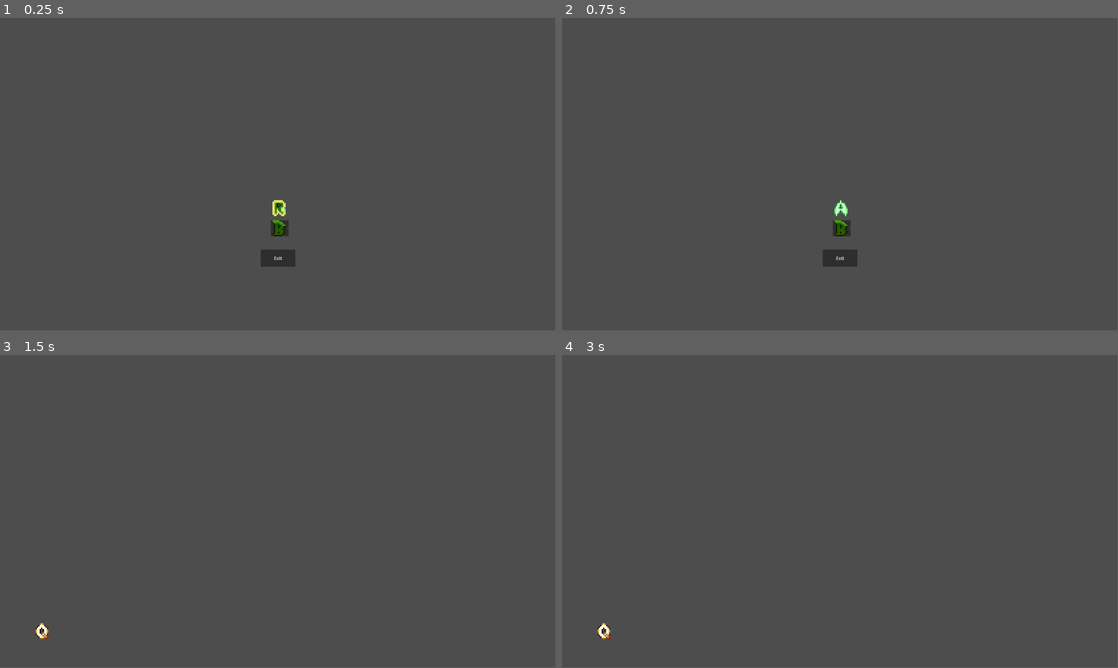
Above: before the commit, frames 1-4 (two rows, left to right).
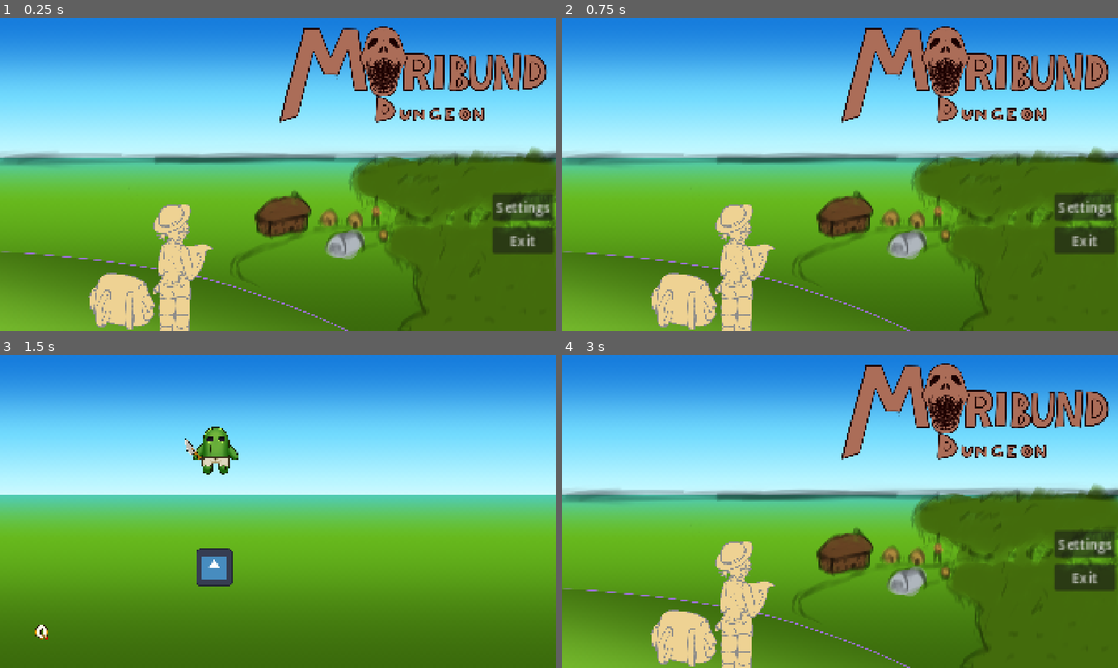
Above: after the commit, the same moments.

Repository: mlhelix/moribunddungeon
Game: Godot game, scene res://Scenes/title_screen.tscn
The game is run twice, just before and just after one commit, with the same random seed, the same clock (stepped at 60 frames per second) and the same inputs. The engine's default icon, where the game draws it, is replaced by a stand-in: a white triangle on a blue panel in a dark square.
Inputs (mouse positions are in pixels of both pictures, inside the frame that each line leads up to):
- Up to frame 1 (0.25 s): no input
- Up to frame 2 (0.75 s): click (840, 208) at 0.52 s
- Up to frame 3 (1.5 s): click "Settings" at 1.25 s
- Up to frame 4 (3 s): click (606, 630) at 2 s; tap Enter (ui_accept) at 2.75, 2.85 s; hold Right (ui_right) from 2.78 s (still down)
In our replay, the window is 799x449 before the commit and 800x450 after it. These sizes can differ from the game's own. Grey fills any space a smaller window leaves; there, only what the larger window draws over its background counts as a difference.

The runs differ from the first frame. In frame 1, 100% of the frame differs, in the area x 0-100%, y 0-100%; in frame 2, 100%; in frame 3, 99%; in frame 4, 100%.

Commit message:
updates for IM1

Diff:
--- /dev/null
+++ b/Scenes/character_body_2d.tscn
@@ -0,0 +1,19 @@
+[gd_scene format=3 uid="uid://dv2ux6rg6cwf7"]
+
+[ext_resource type="Script" uid="uid://c2v6yothfqrop" path="res://Scripts/Player.gd" id="1_88kja"]
+[ext_resource type="Texture2D" uid="uid://dmyol4yf6hpoy" path="res://assets/Cactynee.png" id="1_ymxaj"]
+
+[sub_resource type="CapsuleShape2D" id="CapsuleShape2D_88kja"]
+radius = 41.0
+height = 164.0
+
+[node name="Player" type="CharacterBody2D" unique_id=1761386539]
+script = ExtResource("1_88kja")
+
+[node name="Sprite2D" type="Sprite2D" parent="." unique_id=12867128]
+scale = Vector2(0.1, 0.1)
+texture = ExtResource("1_ymxaj")
+
+[node name="CollisionShape2D" type="CollisionShape2D" parent="." unique_id=1926136278]
+position = Vector2(14, 0)
+shape = SubResource("CapsuleShape2D_88kja")
--- a/Scenes/options.tscn
+++ b/Scenes/options.tscn
@@ -2,7 +2,13 @@
 
 [ext_resource type="Script" uid="uid://bdwfi3sbws13n" path="res://Scripts/options.gd" id="1_prnvy"]
 [ext_resource type="Script" uid="uid://sewb822yy6jd" path="res://Scripts/button_focus.gd" id="2_4tmxy"]
+[ext_resource type="Texture2D" path="res://assets/Moribund Dungeon Floorthingy.png" id="2_663nc"]
 [ext_resource type="Texture2D" uid="uid://bbkpjgbcnr3e1" path="res://Letterforms/Videogame Letterforms(Q2).png" id="2_qyyw6"]
+[ext_resource type="PackedScene" uid="uid://dv2ux6rg6cwf7" path="res://Scenes/character_body_2d.tscn" id="4_ww8vx"]
+[ext_resource type="Texture2D" uid="uid://cn2v1sbv5bffm" path="res://icon.svg" id="6_hvj8k"]
+
+[sub_resource type="RectangleShape2D" id="RectangleShape2D_38txh"]
+size = Vector2(128, 128)
 
 [node name="Options" type="Control" unique_id=965105187]
 layout_mode = 3
@@ -12,6 +18,14 @@
 grow_horizontal = 2
 grow_vertical = 2
 script = ExtResource("1_prnvy")
+metadata/_edit_lock_ = true
+
+[node name="TextureRect" type="TextureRect" parent="." unique_id=654458998]
+layout_mode = 0
+offset_right = 3840.0
+offset_bottom = 2160.0
+scale = Vector2(0.5, 0.5)
+texture = ExtResource("2_663nc")
 
 [node name="TextureButton" type="TextureButton" parent="." unique_id=127451411]
 layout_mode = 0
@@ -23,4 +37,16 @@
 texture_normal = ExtResource("2_qyyw6")
 script = ExtResource("2_4tmxy")
 
+[node name="Player" parent="." unique_id=1761386539 instance=ExtResource("4_ww8vx")]
+position = Vector2(731, 317)
+
+[node name="StaticBody2D" type="StaticBody2D" parent="." unique_id=1506368072]
+position = Vector2(740, 733)
+
+[node name="Sprite2D" type="Sprite2D" parent="StaticBody2D" unique_id=1354227906]
+texture = ExtResource("6_hvj8k")
+
+[node name="CollisionShape2D" type="CollisionShape2D" parent="StaticBody2D" unique_id=307233430]
+shape = SubResource("RectangleShape2D_38txh")
+
 [connection signal="pressed" from="TextureButton" to="." method="_on_texture_button_pressed"]
--- a/Scenes/title_screen.tscn
+++ b/Scenes/title_screen.tscn
@@ -1,48 +1,43 @@
 [gd_scene format=3 uid="uid://bm5ycbgqhfdub"]
 
 [ext_resource type="Script" uid="uid://c42e40dwdv244" path="res://Scripts/title_screen.gd" id="1_klylv"]
-[ext_resource type="Script" uid="uid://sewb822yy6jd" path="res://Scripts/button_focus.gd" id="2_p3fck"]
-[ext_resource type="Texture2D" uid="uid://bi1pmtjgwwdes" path="res://Letterforms/Videogame Letterforms(A2).png" id="2_twnyg"]
-[ext_resource type="Texture2D" uid="uid://dorv44vqvorug" path="res://Letterforms/Videogame Letterforms(R2).png" id="3_55kwv"]
-[ext_resource type="Texture2D" uid="uid://cy7kteqmata0u" path="res://Letterforms/Videogame Letterforms(B2).png" id="4_55kwv"]
+[ext_resource type="Texture2D" uid="uid://dtgt5885vrfs" path="res://assets/Moribund Dungeon Title.png" id="2_p3fck"]
 
 [node name="Title Screen" type="Control" unique_id=660405576]
 layout_mode = 3
+anchors_preset = 15
 anchor_right = 1.0
 anchor_bottom = 1.0
 grow_horizontal = 2
 grow_vertical = 2
 script = ExtResource("1_klylv")
+metadata/_edit_lock_ = true
 
-[node name="TextureButton" type="TextureButton" parent="." unique_id=657441285]
+[node name="TextureRect" type="TextureRect" parent="." unique_id=1721867346]
 layout_mode = 0
-offset_left = 937.0
-offset_top = 630.0
-offset_right = 1487.0
-offset_bottom = 1180.0
-scale = Vector2(0.1, 0.1)
-texture_normal = ExtResource("2_twnyg")
-texture_focused = ExtResource("3_55kwv")
-stretch_mode = 3
-script = ExtResource("2_p3fck")
-
-[node name="Settings Button" type="Button" parent="." unique_id=2046097902]
-layout_mode = 0
-offset_left = 936.0
-offset_top = 699.0
-offset_right = 1560.0
-offset_bottom = 1257.0
-scale = Vector2(0.1, 0.1)
-text = "Settings"
-icon = ExtResource("4_55kwv")
+offset_right = 1920.0
+offset_bottom = 1080.0
+texture = ExtResource("2_p3fck")
+expand_mode = 3
+metadata/_edit_lock_ = true
 
 [node name="Exit Button" type="Button" parent="." unique_id=1300564381]
 layout_mode = 0
-offset_left = 902.0
-offset_top = 801.0
-offset_right = 1021.0
-offset_bottom = 860.0
+offset_left = 1701.0001
+offset_top = 721.0
+offset_right = 1771.0001
+offset_bottom = 752.0
+scale = Vector2(3, 3)
 text = "Exit"
 
+[node name="Settings Button" type="Button" parent="." unique_id=572877788]
+layout_mode = 0
+offset_left = 1701.0
+offset_top = 606.0
+offset_right = 1771.0
+offset_bottom = 637.0
+scale = Vector2(3, 3)
+text = "Settings"
+
+[connection signal="pressed" from="Exit Button" to="." method="_on_exit_button_pressed"]
 [connection signal="pressed" from="Settings Button" to="." method="_on_settings_button_pressed"]
-[connection signal="pressed" from="Exit Button" to="." method="_on_exit_button_pressed"]
--- /dev/null
+++ b/Scripts/Player.gd
@@ -0,0 +1,25 @@
+extends CharacterBody2D
+
+
+const SPEED = 300.0
+const JUMP_VELOCITY = -400.0
+
+
+func _physics_process(delta: float) -> void:
+	# Add the gravity.
+	if not is_on_floor():
+		velocity += get_gravity() * delta
+
+	# Handle jump.
+	if Input.is_action_just_pressed("ui_accept") and is_on_floor():
+		velocity.y = JUMP_VELOCITY
+
+	# Get the input direction and handle the movement/deceleration.
+	# As good practice, you should replace UI actions with custom gameplay actions.
+	var direction := Input.get_axis("ui_left", "ui_right")
+	if direction:
+		velocity.x = direction * SPEED
+	else:
+		velocity.x = move_toward(velocity.x, 0, SPEED)
+
+	move_and_slide()
--- a/project.godot
+++ b/project.godot
@@ -26,6 +26,7 @@
 window/size/mode=3
 window/size/resizable=false
 window/size/borderless=true
+window/stretch/mode="canvas_items"
 
 [input]
 
Not shown, added: Scripts/Player.gd.uid
Binary file added: assets/Cactynee.png
Not shown, added: assets/Cactynee.png.import
Binary file added: assets/Char 01 - Giana (anim).png
Not shown, added: assets/Char 01 - Giana (anim).png.import
Binary file added: assets/Char 01 - Giana.gif
Binary file added: assets/Char 01 - Giana.png
Not shown, added: assets/Char 01 - Giana.png.import
Binary file added: assets/Character 01.png
Not shown, added: assets/Character 01.png.import
Binary file added: assets/Moribund Dungeon Floorthingy.png
Not shown, added: assets/Moribund Dungeon Floorthingy.png.import
(and 2 more such lines)
